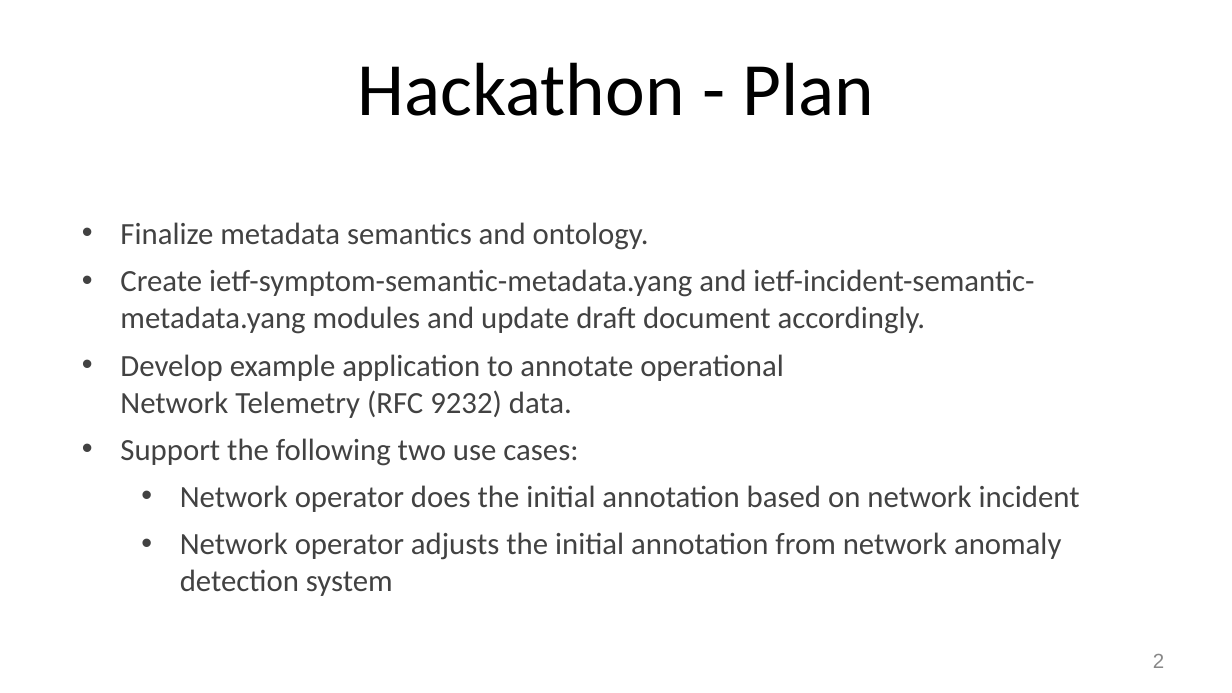
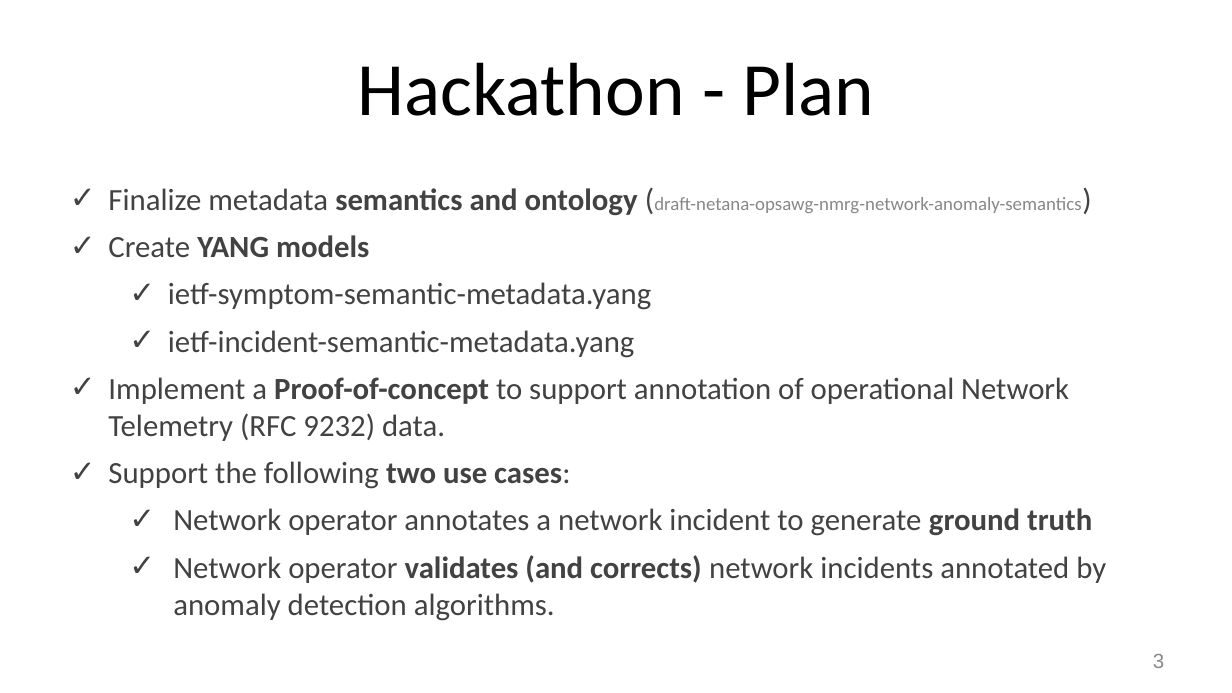
Before and after one commit to network-analytics/ietf-network-analytics-document-status, a slide deck: slide 3 of 118/Hackathon/ietf-118-hackathon-semantic-metadata-annotation-anomaly-detection.pptx (slide 2 before the commit). Drawn at 1232x693 pixels with LibreOffice and Linux fonts; fonts in the diff are those of the drawing. Boxes give left, top, right and bottom in pixels: in the first picture for what was removed or moved away, otherwise in the second. Text is boxed around its words. In the diff, an @@ line names an element or a change of style, - is before the commit and + after.

```diff
--- a/118/Hackathon/ietf-118-hackathon-semantic-metadata-annotation-anomaly-detection.pptx
+++ b/118/Hackathon/ietf-118-hackathon-semantic-metadata-annotation-anomaly-detection.pptx
@@ text "Finalize metadata semantics and ontology ...": place and size @@
-text "Finalize metadata semantics and ontology ..." at bbox=[120, 222, 1080, 596]
+text "Finalize metadata semantics and ontology ..." at bbox=[108, 188, 1106, 621]
@@ text at bbox=[108, 188, 1081, 441]: text changed @@
-• Finalize metadata semantics and ontology.
-• Create ietf-symptom-semantic-metadata.yang and ietf-incident-semantic-metadata.yang modules and update draft document accordingly.
-• Develop example application to annotate operational
-  Network Telemetry (RFC 9232) data.
+✓ Finalize metadata semantics and ontology (draft-netana-opsawg-nmrg-network-anomaly-semantics)
+✓ Create YANG models
+  ✓ ietf-symptom-semantic-metadata.yang
+  ✓ ietf-incident-semantic-metadata.yang
+✓ Implement a Proof-of-concept to support annotation of operational Network Telemetry (RFC 9232) data.
@@ text at bbox=[108, 461, 570, 489]: bold on in "two use cases:"; bullet • to ✓ @@
@@ text at bbox=[173, 508, 1106, 621]: text changed @@
-  • Network operator does the initial annotation based on network incident
-  • Network operator adjusts the initial annotation from network anomaly detection system
+  ✓ Network operator annotates a network incident to generate ground truth
+  ✓ Network operator validates (and corrects) network incidents annotated by anomaly detection algorithms.
@@ page number at bbox=[1153, 654, 1164, 668]: text changed @@
-2
+3
```
Also in this commit, not shown: 1 other slide changed, 5 slides added, 3 slides removed, 1 other file.
